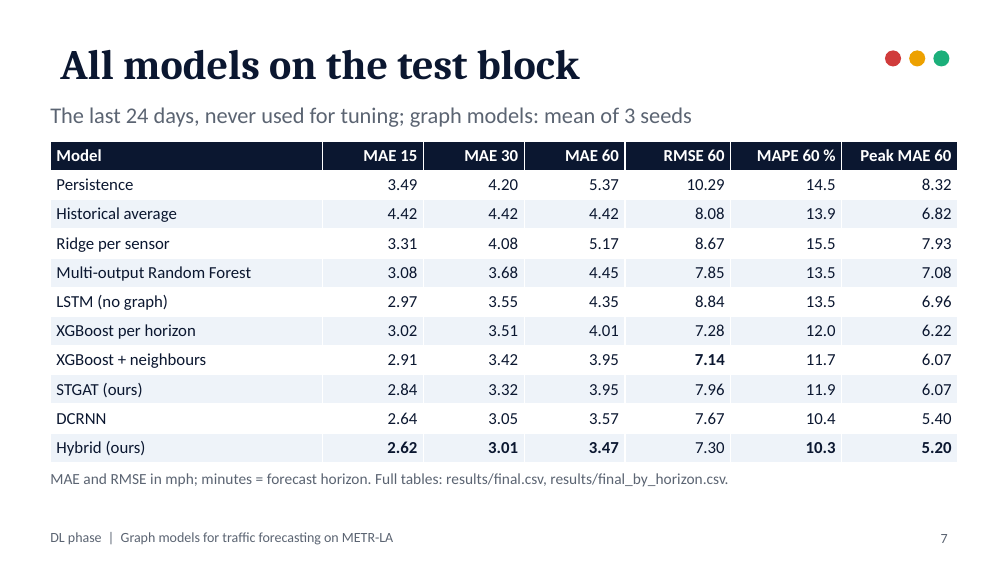
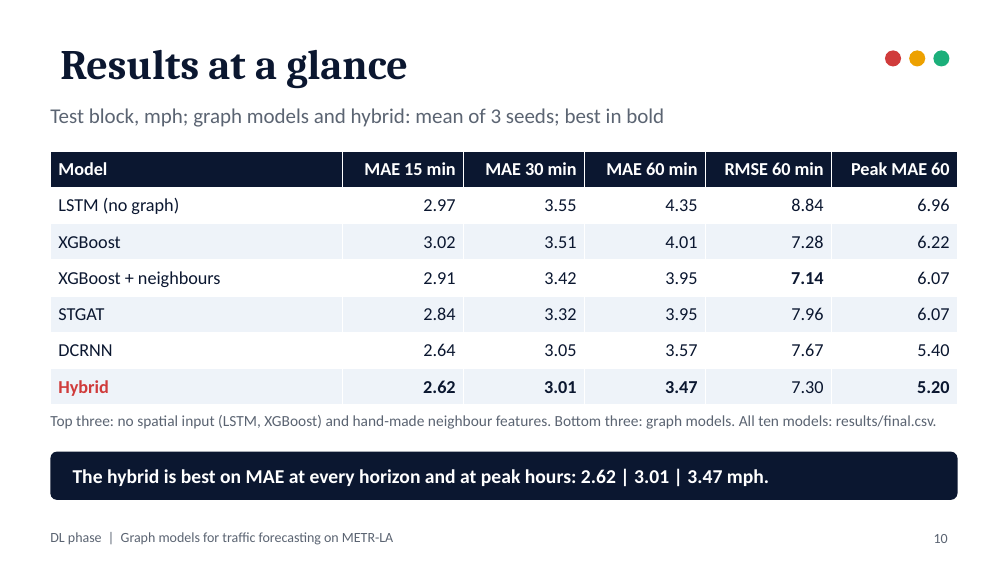
Before and after one commit to ManasSaxena14/MetroFlow_MachineAndDeepLearning, a slide deck: slide 10 of docs/presentation/DL_Graph_Models.pptx (slide 7 before the commit). Drawn at 1008x567 pixels with LibreOffice and Linux fonts; fonts in the diff are those of the drawing. Boxes give left, top, right and bottom in pixels: in the first picture for what was removed or moved away, otherwise in the second. Text is boxed around its words. In the diff, an @@ line names an element or a change of style, - is before the commit and + after.

```diff
--- a/docs/presentation/DL_Graph_Models.pptx
+++ b/docs/presentation/DL_Graph_Models.pptx
@@ title at (x1=60, y1=49, x2=408, y2=89): text changed @@
-All models on the test block
+Results at a glance
@@ text at (x1=50, y1=108, x2=664, y2=127): text changed; size 16 to 15 pt @@
-The last 24 days, never used for tuning; graph models: mean of 3 seeds
+Test block, mph; graph models and hybrid: mean of 3 seeds; best in bold
@@ table at (x1=50, y1=151, x2=958, y2=405) @@
-Model | MAE 15 | MAE 30 | MAE 60 | RMSE 60 | MAPE 60 % | Peak MAE 60
-Persistence | 3.49 | 4.20 | 5.37 | 10.29 | 14.5 | 8.32
-Historical average | 4.42 | 4.42 | 4.42 | 8.08 | 13.9 | 6.82
-Ridge per sensor | 3.31 | 4.08 | 5.17 | 8.67 | 15.5 | 7.93
-Multi-output Random Forest | 3.08 | 3.68 | 4.45 | 7.85 | 13.5 | 7.08
-LSTM (no graph) | 2.97 | 3.55 | 4.35 | 8.84 | 13.5 | 6.96
-XGBoost per horizon | 3.02 | 3.51 | 4.01 | 7.28 | 12.0 | 6.22
-XGBoost + neighbours | 2.91 | 3.42 | 3.95 | 7.14 | 11.7 | 6.07
-STGAT (ours) | 2.84 | 3.32 | 3.95 | 7.96 | 11.9 | 6.07
-DCRNN | 2.64 | 3.05 | 3.57 | 7.67 | 10.4 | 5.40
-Hybrid (ours) | 2.62 | 3.01 | 3.47 | 7.30 | 10.3 | 5.20
+Model | MAE 15 min | MAE 30 min | MAE 60 min | RMSE 60 min | Peak MAE 60
+LSTM (no graph) | 2.97 | 3.55 | 4.35 | 8.84 | 6.96
+XGBoost | 3.02 | 3.51 | 4.01 | 7.28 | 6.22
+XGBoost + neighbours | 2.91 | 3.42 | 3.95 | 7.14 | 6.07
+STGAT | 2.84 | 3.32 | 3.95 | 7.96 | 6.07
+DCRNN | 2.64 | 3.05 | 3.57 | 7.67 | 5.40
+Hybrid | 2.62 | 3.01 | 3.47 | 7.30 | 5.20
@@ table resized from (x1=50, y1=141, x2=958, y2=463) to (x1=50, y1=151, x2=958, y2=405) @@
@@ text at (x1=50, y1=415, x2=937, y2=429): text changed @@
-MAE and RMSE in mph; minutes = forecast horizon. Full tables: results/final.csv, results/final_by_horizon.csv.
+Top three: no spatial input (LSTM, XGBoost) and hand-made neighbour features. Bottom three: graph models. All ten models: results/final.csv.
@@ rounded rectangle added at (x1=50, y1=452, x2=958, y2=500), fill #0B1730 @@
@@ text added at (x1=73, y1=469, x2=769, y2=486), 14 pt, text #FFFFFF, bold @@
+The hybrid is best on MAE at every horizon and at peak hours: 2.62 | 3.01 | 3.47 mph.
@@ page number at (x1=934, y1=534, x2=948, y2=543): text changed @@
-7
+10
```
Also in this commit, not shown: 10 other slides changed, 14 slides added, 5 slides removed, 21 other files.
